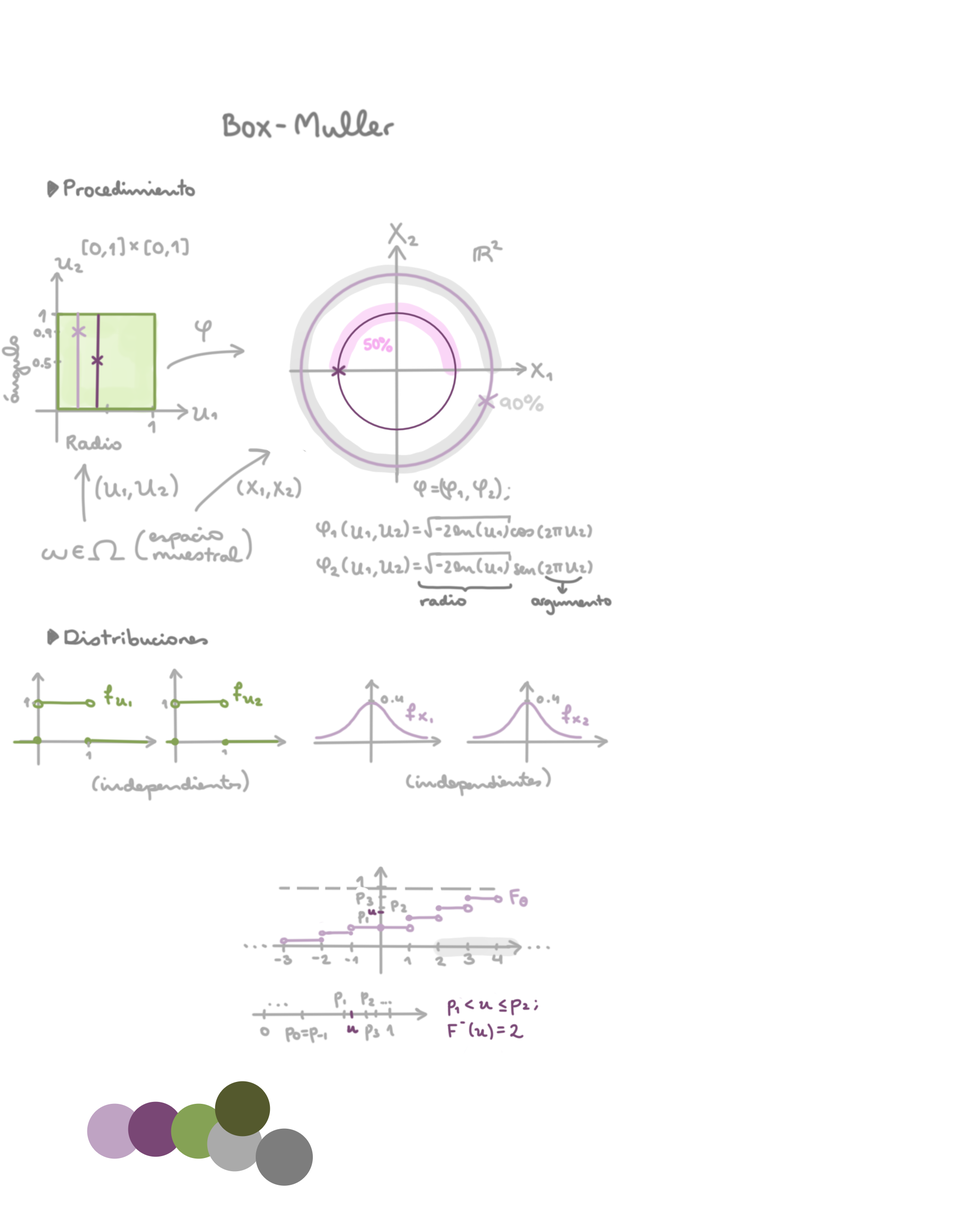
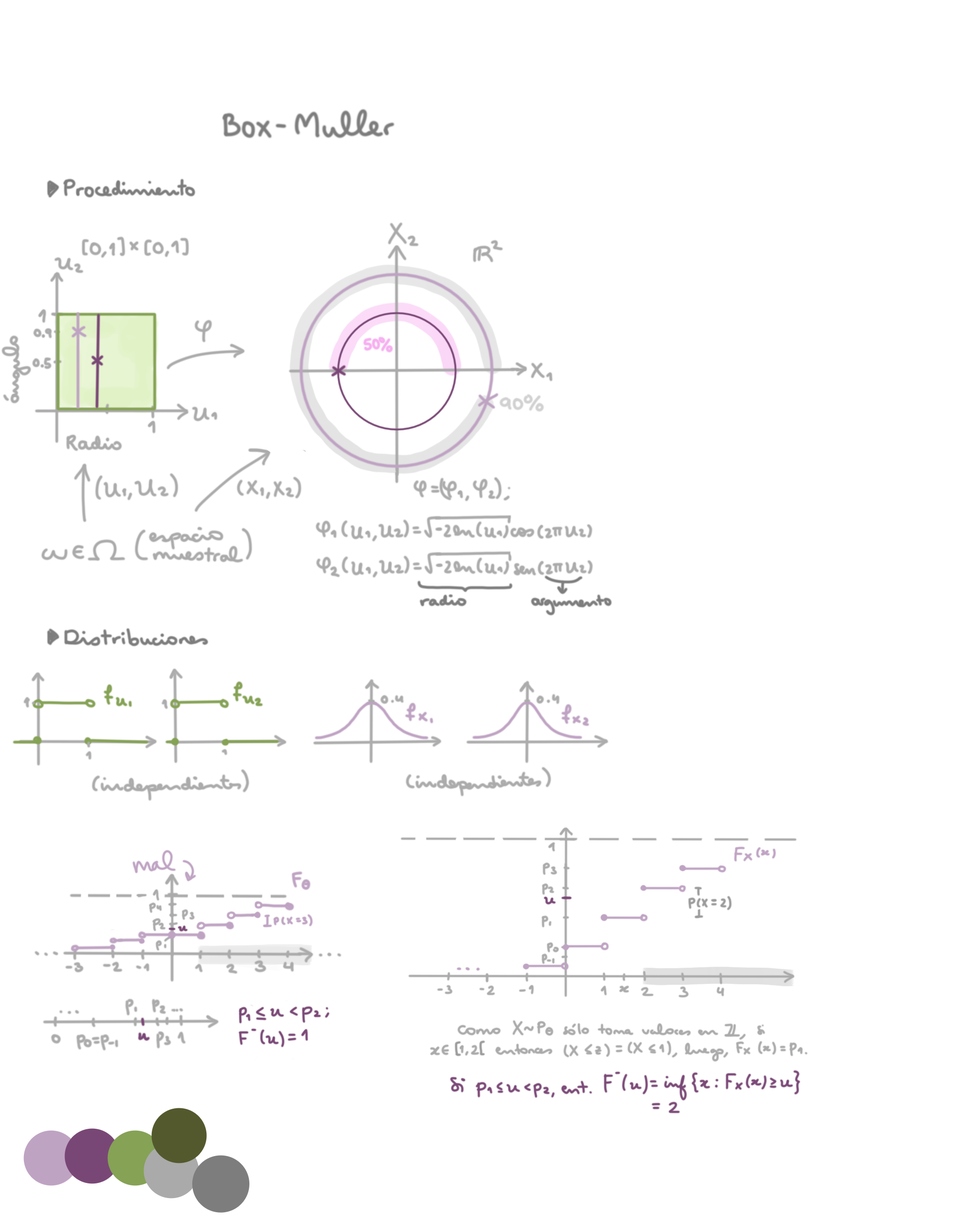
Revision of a layered 976 x 1220 image; what changed, layer by layer:
painted on "colores" over [23,849,344,1214]
painted on "Paint Layer 2" over [34,826,750,1094]
painted on "Paint Layer 1" over [34,826,809,1125]
painted on "Paint Layer 3" over [34,826,798,1000]
